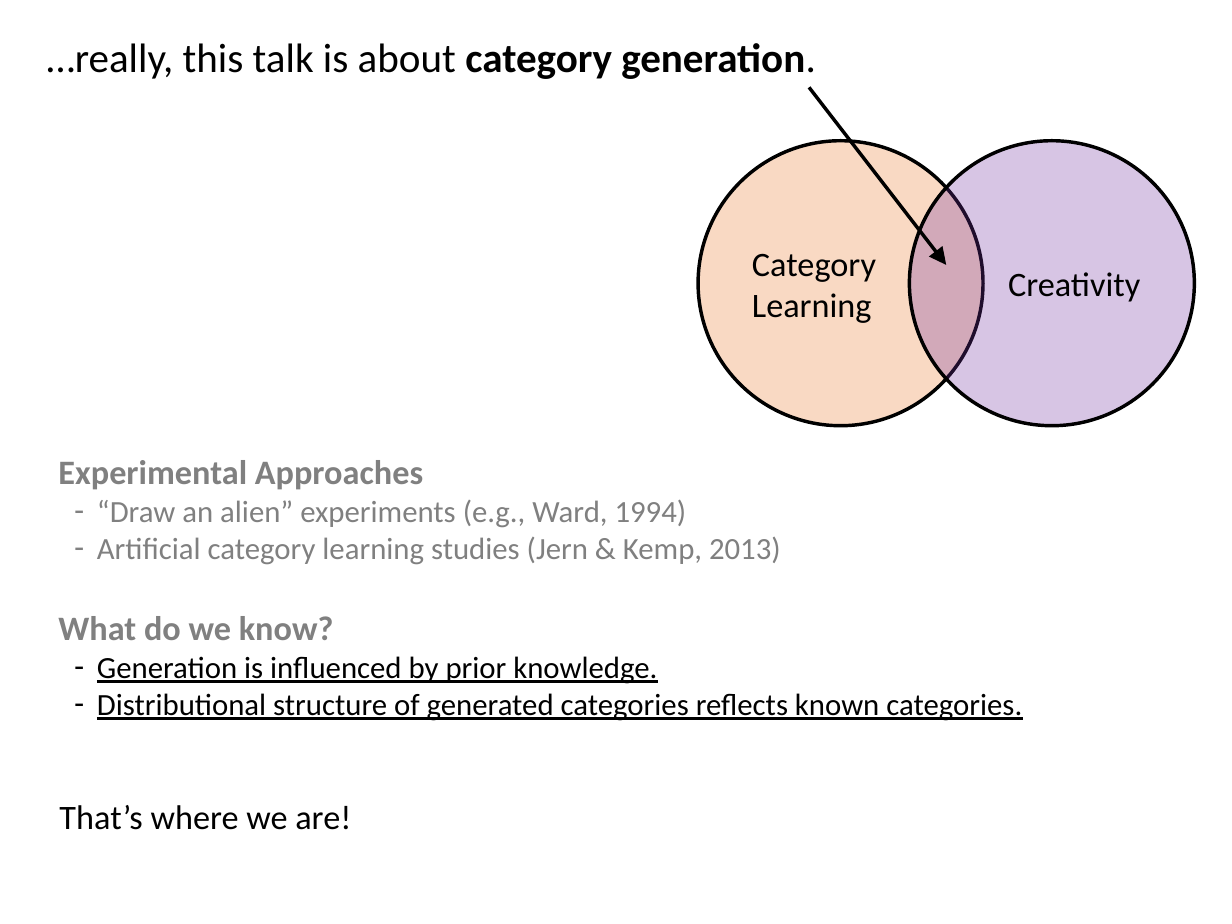
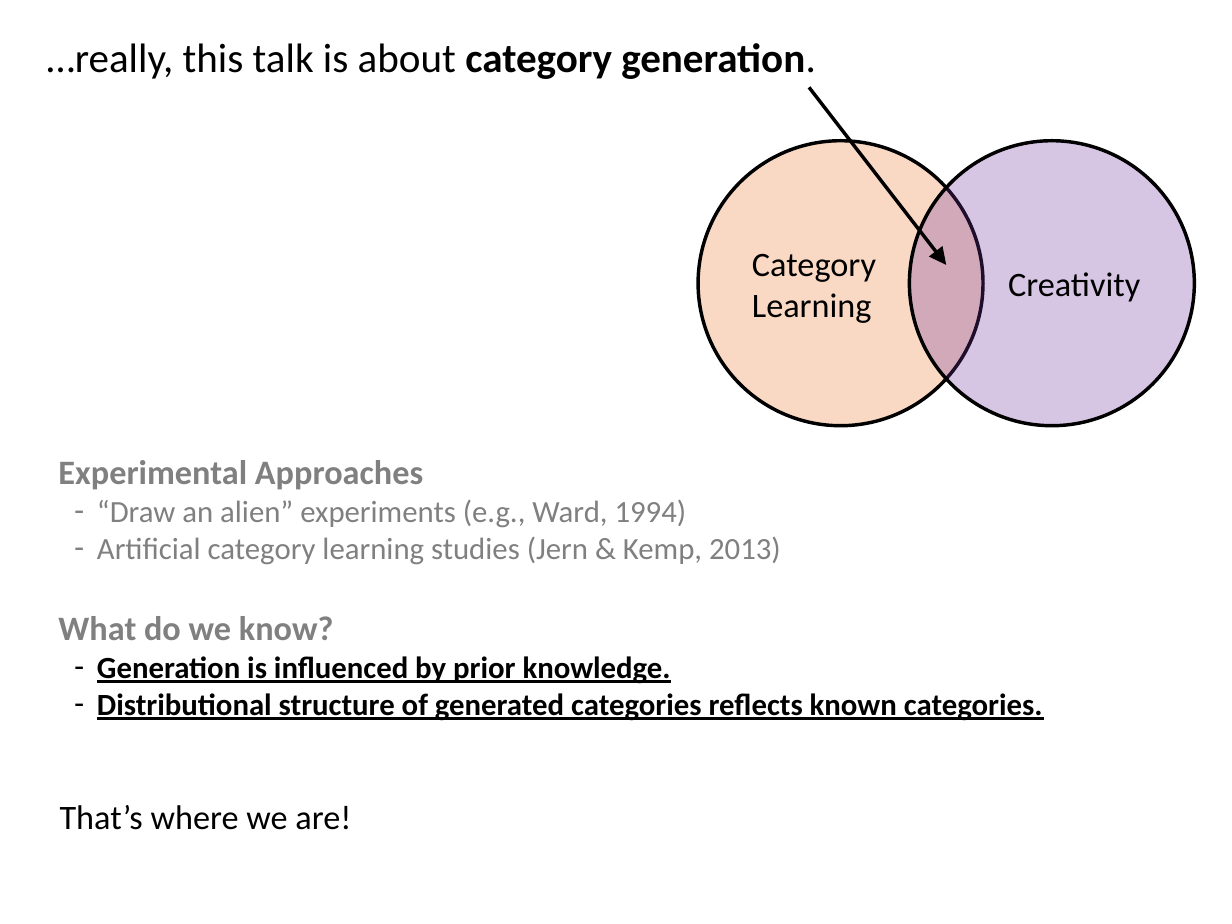
Before and after one commit to AusterweilLab/generating_categories, a slide deck: slide 5 of Presentations/ccn-bbag-march-2-2017.pptx. Drawn at 1232x924 pixels with LibreOffice and Linux fonts; fonts in the diff are those of the drawing. Boxes give left, top, right and bottom in pixels: in the first picture for what was removed or moved away, otherwise in the second. Text is boxed around its words. In the diff, an @@ line names an element or a change of style, - is before the commit and + after.

```diff
--- a/Presentations/ccn-bbag-march-2-2017.pptx
+++ b/Presentations/ccn-bbag-march-2-2017.pptx
@@ text at bbox=[97, 656, 1043, 721]: bold on in "Generation is influenced by prior knowledge.", "Distributional structure of generated categories reflects kn ..." @@
```
Also in this commit, not shown: 1 other slide changed, 7 slides added, 4 slides removed, 2 other files.
